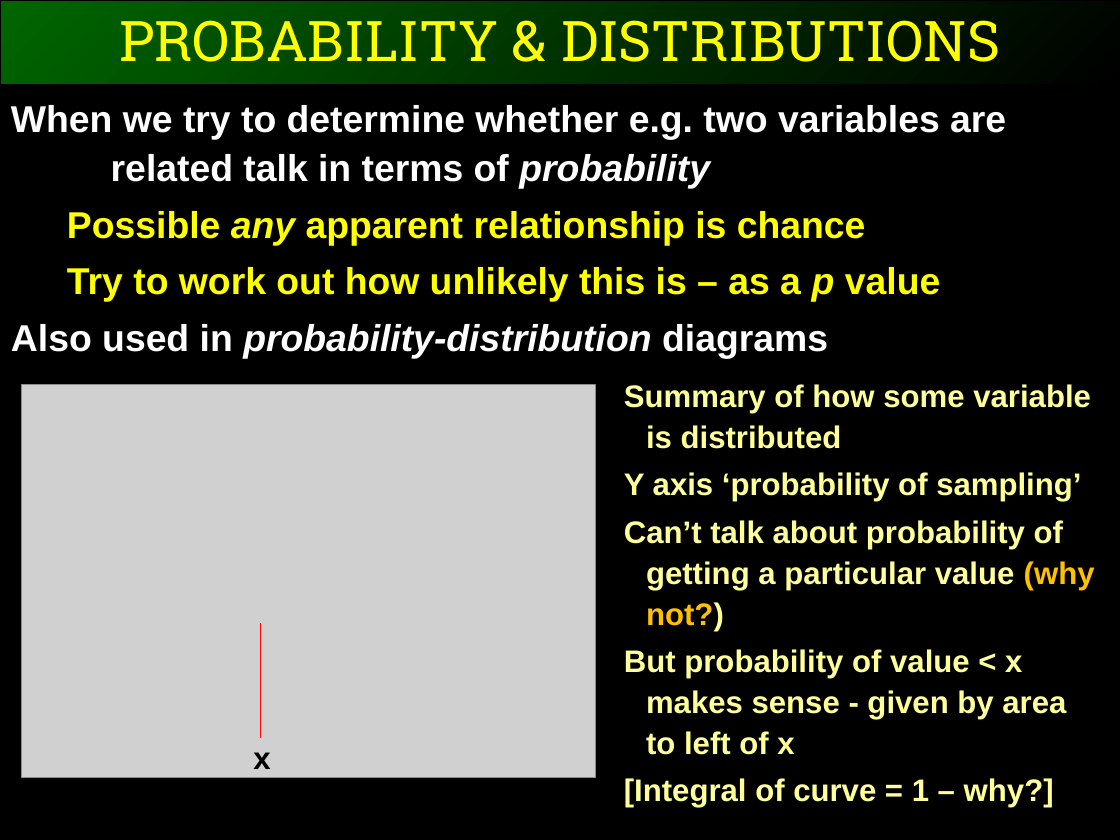
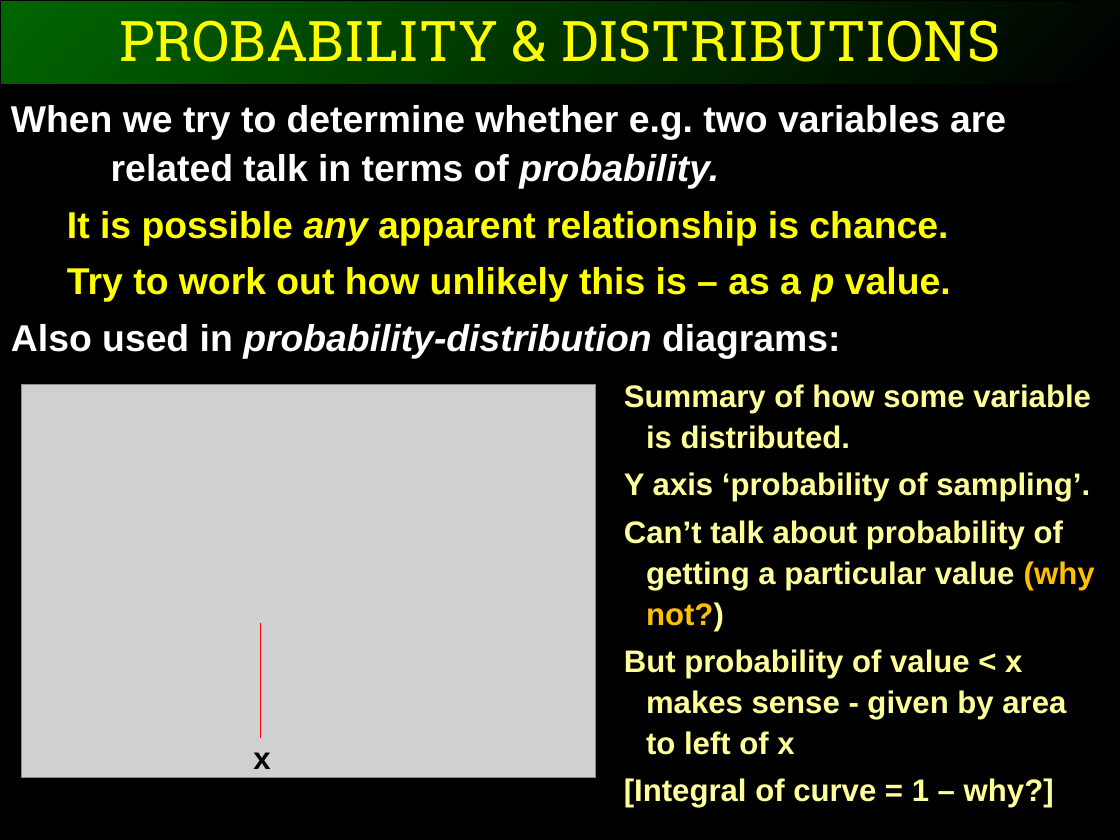
Before and after one commit to ggorman/Introduction-to-stats-for-geoscientists, a slide deck: slide 11 of slides/CSFG6.pptx. Drawn at 1120x840 pixels with LibreOffice and Linux fonts; fonts in the diff are those of the drawing; grey boxes stand for pictures. Boxes give left, top, right and bottom in pixels: in the first picture for what was removed or moved away, otherwise in the second. Text is boxed around its words. In the diff, an @@ line names an element or a change of style, - is before the commit and + after.

```diff
--- a/slides/CSFG6.pptx
+++ b/slides/CSFG6.pptx
@@ text at box(11, 105, 1006, 359): text changed @@
-When we try to determine whether e.g. two variables are related talk in terms of probability
-  Possible any apparent relationship is chance
-  Try to work out how unlikely this is – as a p value
-Also used in probability-distribution diagrams
+When we try to determine whether e.g. two variables are related talk in terms of probability.
+  It is possible any apparent relationship is chance.
+  Try to work out how unlikely this is – as a p value.
+Also used in probability-distribution diagrams:
@@ text at box(624, 384, 1091, 502): text changed @@
-Summary of how some variable is distributed
-Y axis ‘probability of sampling’
+Summary of how some variable is distributed.
+Y axis ‘probability of sampling’.
```
Also in this commit, not shown: 11 other slides changed, 1 other file.
